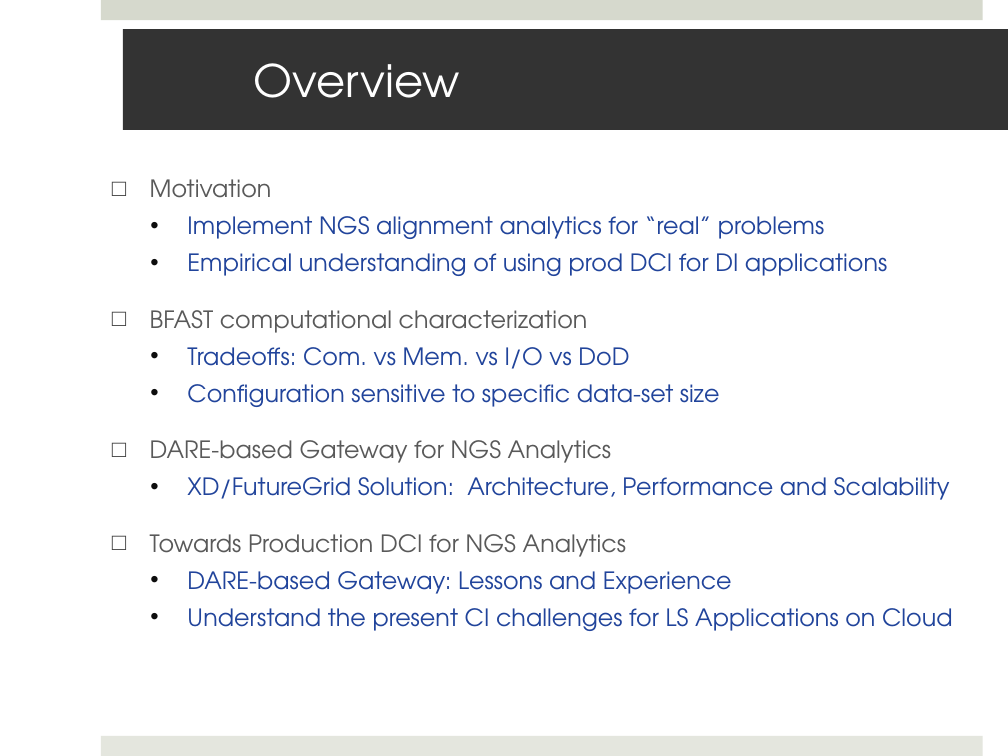
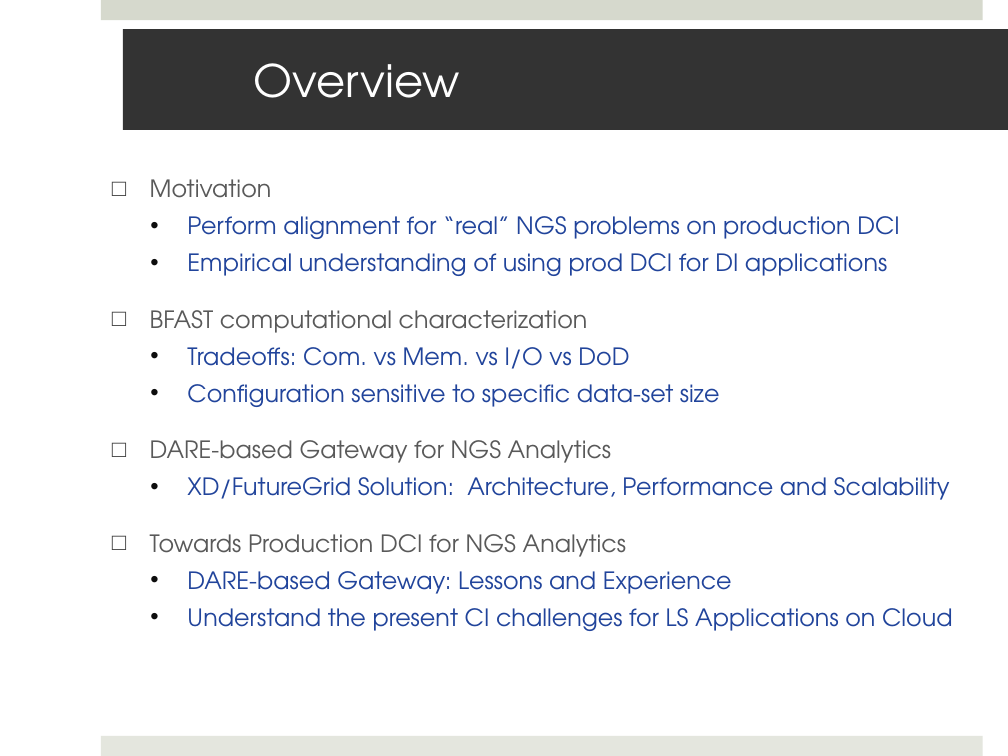
Before and after one commit to saga-project/saga-cpp-legacy-projects, a slide deck: slide 2 of saga-talks/ecmls11-dare.pptx. Drawn at 1008x756 pixels with LibreOffice and Linux fonts; fonts in the diff are those of the drawing; background and template pictures are left out. Boxes give left, top, right and bottom in pixels: in the first picture for what was removed or moved away, otherwise in the second. Text is boxed around its words. In the diff, an @@ line names an element or a change of style, - is before the commit and + after.

```diff
--- a/saga-talks/ecmls11-dare.pptx
+++ b/saga-talks/ecmls11-dare.pptx
@@ text at bbox=[187, 216, 899, 239]: text changed @@
-  • Implement NGS alignment analytics for “real” problems
+  • Perform alignment for “real” NGS problems on production DCI
```
Also in this commit, not shown: 7 other slides changed, 1 slide added, 1 other file.
